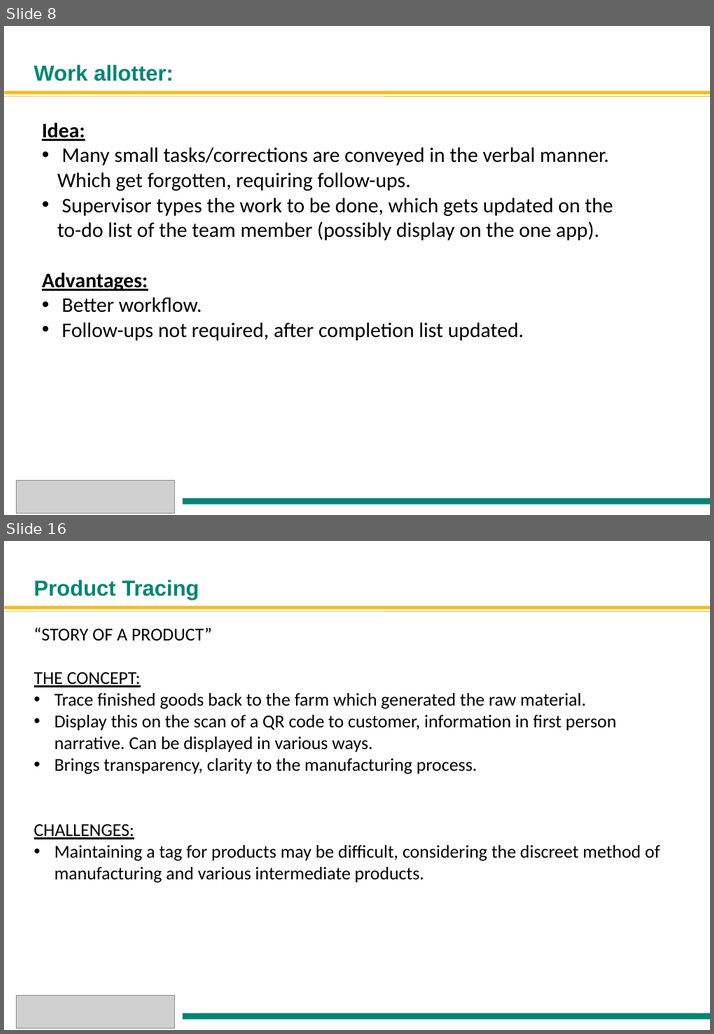
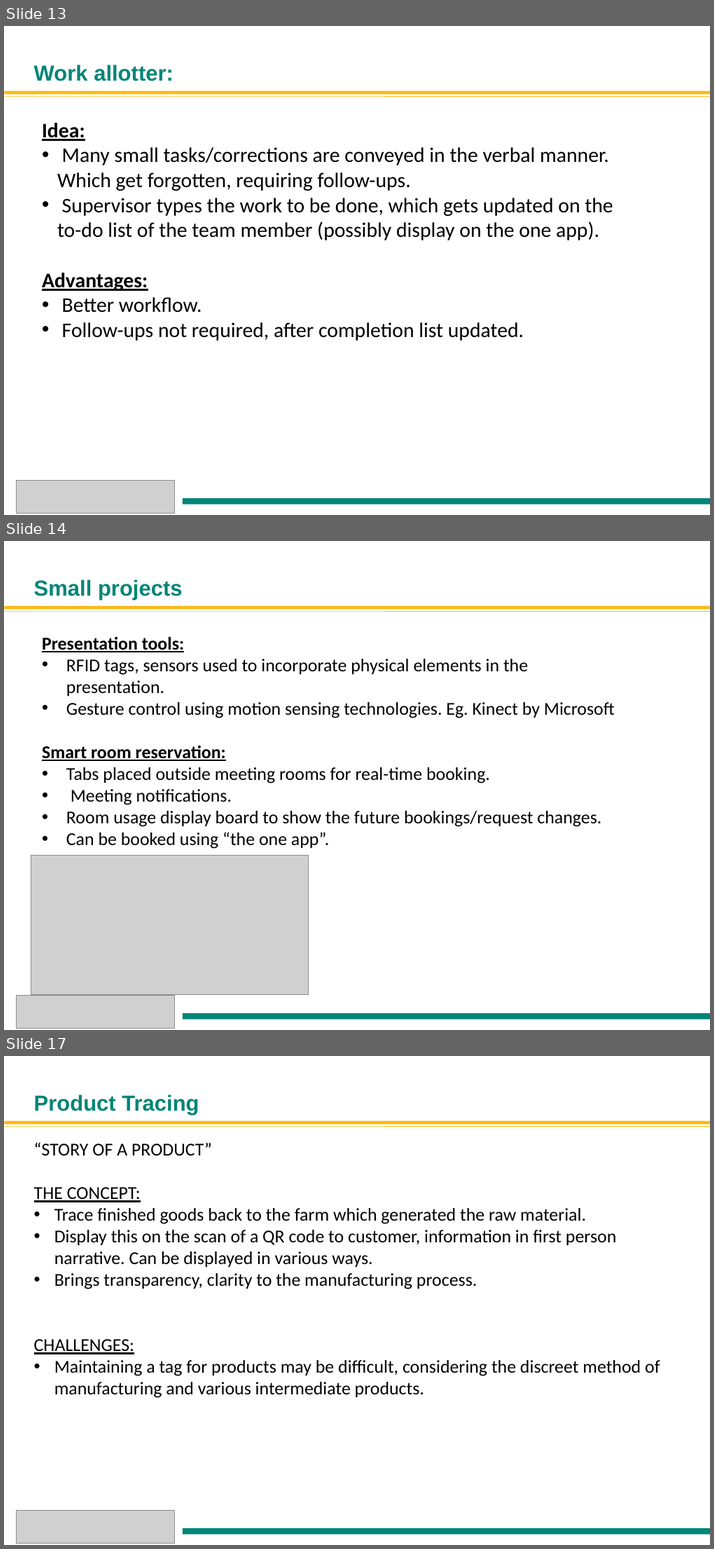
Before and after one commit to Anuragkedia/Anuragkedia.github.io, a slide deck: Smart office2.ppt. Shown one above the other, each under a label of ours: slides 8 and 16 before the commit, slides 13, 14 and 17 after it; the slides between them are not shown. The pictures are 714x1034 and 714x1549 pixels, drawn with LibreOffice and Linux fonts; fonts in the diff are those of the drawing; grey boxes stand for pictures. Boxes give left, top, right and bottom in pixels: in the first picture for what was removed or moved away, otherwise in the second. Text is boxed around its words. In the diff, an @@ line names an element or a change of style, - is before the commit and + after.

```diff
--- a/Smart office2.ppt
+++ b/Smart office2.ppt
@@ slide 14 added at <box>4,541,710,1030</box>, background #FFFFFF @@
@@ title added at <box>34,579,182,600</box>, 24 pt, text #008576, bold @@
+Small projects
@@ rectangle added at <box>4,606,709,610</box>, fill #FDB913 @@
@@ line added from (4, 611) to (709, 611), #FDB913 0.51 pt @@
@@ text added at <box>42,637,614,848</box>, 20 pt, text #000000 @@
+Presentation tools:
+• RFID tags, sensors used to incorporate physical elements in the presentation.
+• Gesture control using motion sensing technologies. Eg. Kinect by Microsoft
+Smart room reservation:
+• Tabs placed outside meeting rooms for real-time booking.
+• Meeting notifications.
+• Room usage display board to show the future bookings/request changes.
+• Can be booked using “the one app”.
@@ picture added at <box>31,855,308,994</box> @@
@@ picture added at <box>17,995,176,1028</box> @@
@@ rectangle added at <box>182,1012,709,1018</box>, fill #008576 @@
@@ what was slide 8 is now slide 13 @@
@@ what was slide 16 is now slide 17 @@
```
Also in this commit, not shown: 7 slides changed, 8 other slides added, 6 slides removed.
